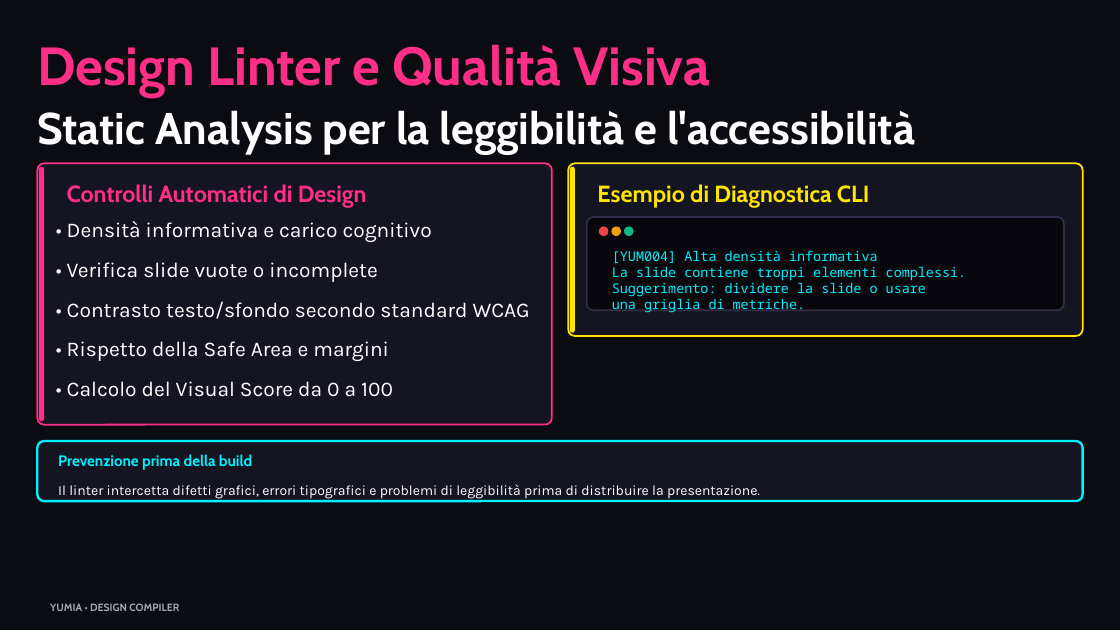
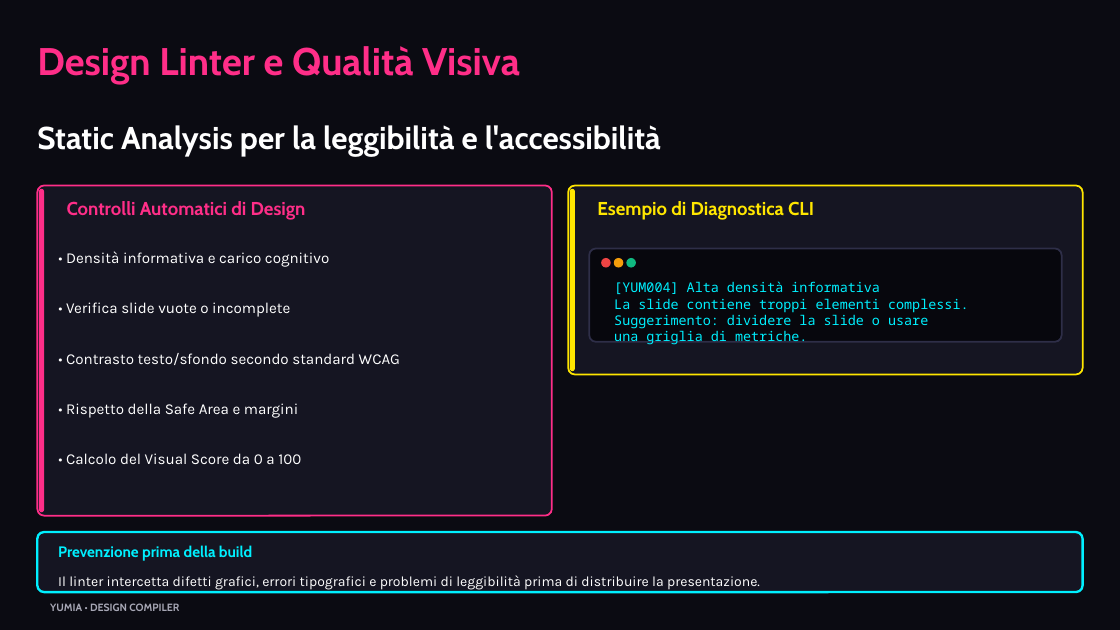
Before and after one commit to biagio-scaglia/Yumia-MD, a slide deck: slide 9 of presentation.pptx. Drawn at 1120x630 pixels with LibreOffice and Linux fonts; fonts in the diff are those of the drawing. Boxes give left, top, right and bottom in pixels: in the first picture for what was removed or moved away, otherwise in the second. Text is boxed around its words. In the diff, an @@ line names an element or a change of style, - is before the commit and + after.

Commit message:
fix(layout,pptx): stop text box collisions and refresh PDF/PPTX outputs
Widen heading/paragraph/card height estimates so PPTX glyphs no longer overlap neighbors, clamp hero paint to bounds, and regenerate the demo deck with the local 15-page PDF.

```diff
--- a/presentation.pptx
+++ b/presentation.pptx
@@ text "Design Linter e Qualità Visiva" at (x1=37, y1=46, x2=520, y2=85): size 46 to 33 pt; vertical alignment middle to top @@
@@ text "Static Analysis per la leggibilità ..." moved from (x1=37, y1=110, x2=916, y2=155) to (x1=37, y1=125, x2=661, y2=156) @@
@@ text "Static Analysis per la leggibilità ..." at (x1=37, y1=125, x2=661, y2=156): size 38 to 27 pt; vertical alignment middle to top @@
@@ rounded rectangle at (x1=37, y1=186, x2=551, y2=516): proportions changed @@
@@ rounded rectangle resized from (x1=37, y1=163, x2=551, y2=424) to (x1=37, y1=186, x2=551, y2=516) @@
@@ rounded rectangle resized from (x1=39, y1=166, x2=44, y2=421) to (x1=39, y1=189, x2=44, y2=513) @@
@@ text "Controlli Automatici di Design" moved from (x1=67, y1=184, x2=367, y2=208) to (x1=67, y1=201, x2=306, y2=220) @@
@@ text "Controlli Automatici di Design" at (x1=67, y1=201, x2=306, y2=220): size 20 to 16 pt @@
@@ rounded rectangle resized from (x1=568, y1=163, x2=1082, y2=336) to (x1=568, y1=186, x2=1082, y2=375) @@
@@ rounded rectangle at (x1=568, y1=186, x2=1082, y2=375): proportions changed @@
@@ rounded rectangle resized from (x1=570, y1=166, x2=575, y2=333) to (x1=570, y1=189, x2=575, y2=371) @@
@@ text "Esempio di Diagnostica CLI" at (x1=597, y1=201, x2=814, y2=220): size 20 to 16 pt @@
@@ text "Esempio di Diagnostica CLI" moved from (x1=597, y1=184, x2=870, y2=208) to (x1=597, y1=201, x2=814, y2=220) @@
@@ text "• Densità informativa e carico ..." moved from (x1=67, y1=221, x2=432, y2=242) to (x1=66, y1=251, x2=329, y2=267) @@
@@ rounded rectangle resized from (x1=587, y1=217, x2=1065, y2=310) to (x1=589, y1=249, x2=1061, y2=342) @@
@@ 3 ellipses moved together from (x1=600, y1=227, x2=634, y2=235) to (x1=602, y1=259, x2=635, y2=267) @@
@@ text "• Verifica slide vuote o ..." moved from (x1=67, y1=262, x2=377, y2=282) to (x1=66, y1=302, x2=290, y2=317) @@
@@ text "[YUM004] Alta densità informativa" moved from (x1=612, y1=250, x2=967, y2=313) to (x1=614, y1=281, x2=969, y2=345) @@
@@ text "• Contrasto testo/sfondo secondo standard ..." moved from (x1=67, y1=301, x2=530, y2=319) to (x1=66, y1=353, x2=400, y2=365) @@
@@ text "• Rispetto della Safe Area ..." moved from (x1=67, y1=341, x2=388, y2=361) to (x1=66, y1=403, x2=298, y2=418) @@
@@ size 18 to 13 pt in 5 elements at (x1=66, y1=251, x2=329, y2=267), (x1=66, y1=302, x2=290, y2=317), (x1=66, y1=353, x2=400, y2=365), (x1=66, y1=403, x2=298, y2=418), (x1=66, y1=453, x2=301, y2=464) @@
@@ text "• Calcolo del Visual Score ..." moved from (x1=67, y1=381, x2=393, y2=397) to (x1=66, y1=453, x2=301, y2=464) @@
@@ 2 texts, 1 rounded rectangle moved together from (x1=37, y1=441, x2=1082, y2=502) to (x1=37, y1=532, x2=1082, y2=592) @@
```
Also in this commit, not shown: 14 other slides changed, 7 other files.
